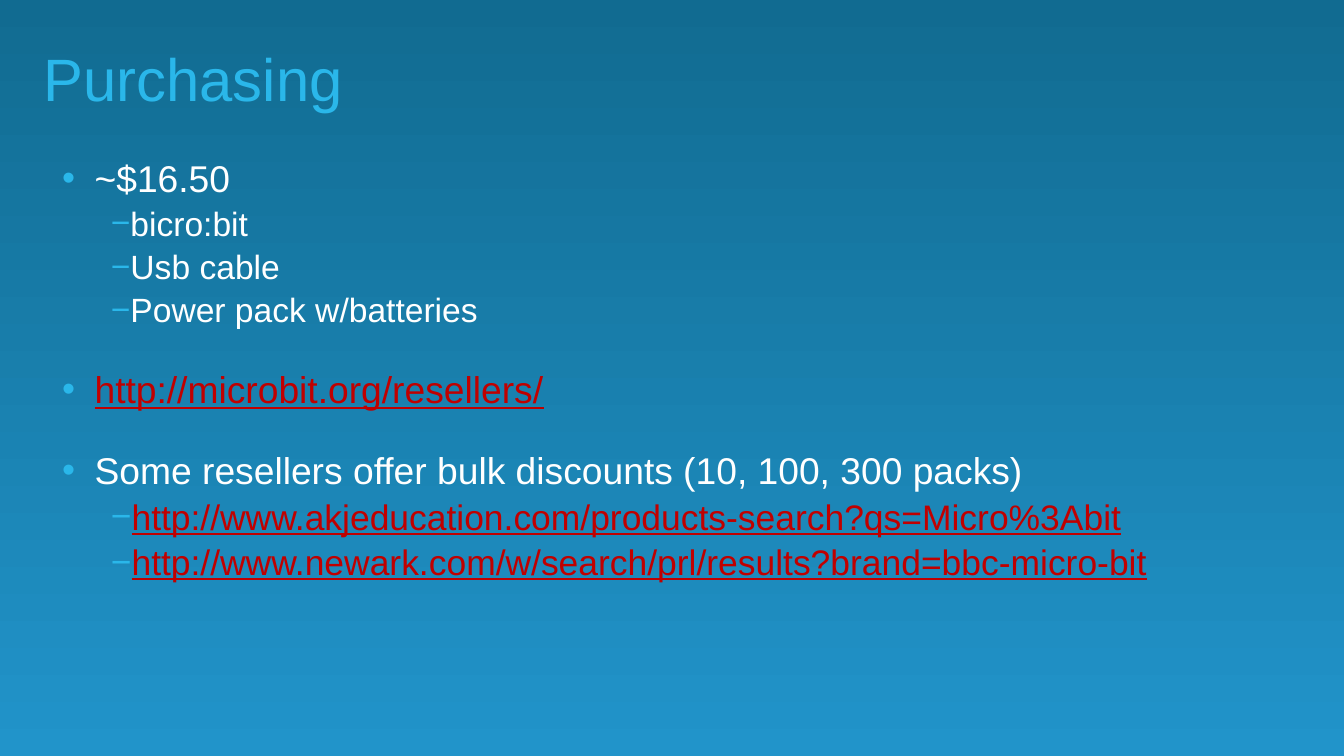
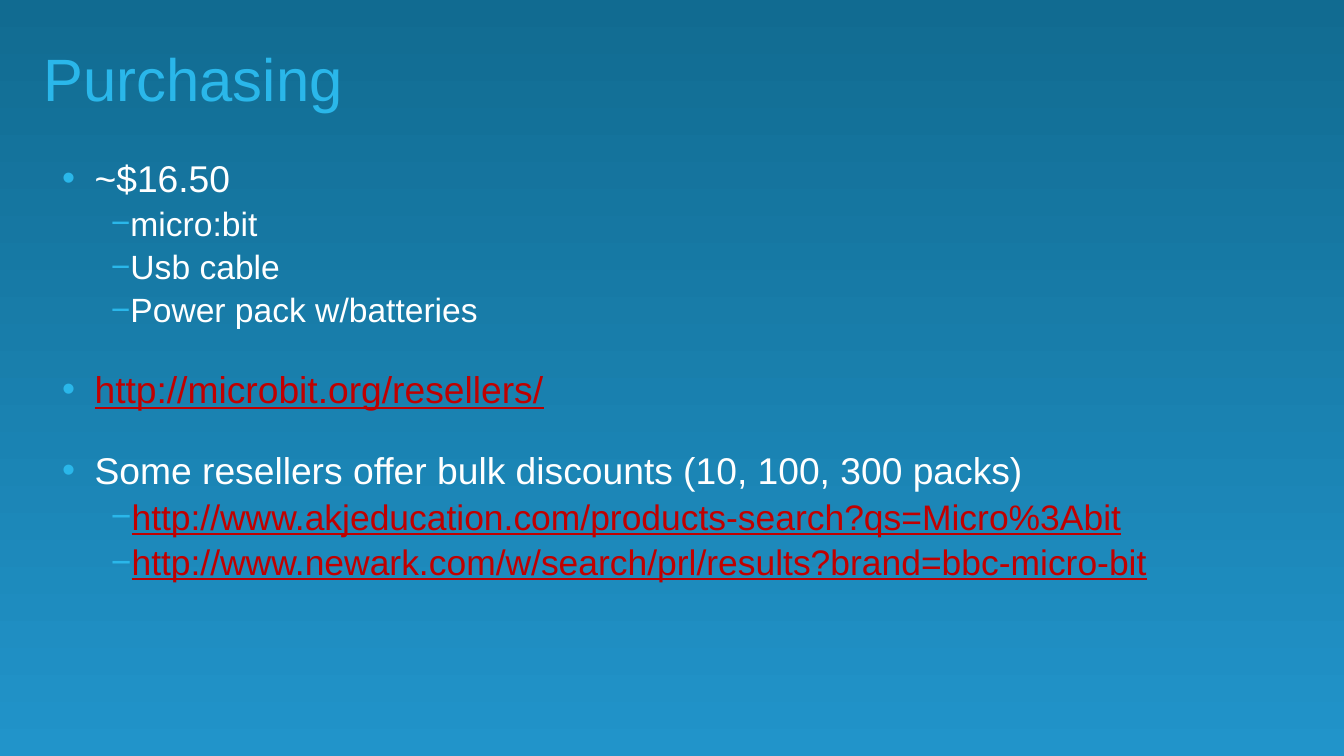
Before and after one commit to nicolehaugen/microbit, a slide deck: slide 10 of micro-bit.pptx. Drawn at 1344x756 pixels with LibreOffice and Linux fonts; fonts in the diff are those of the drawing; background and template pictures are left out. Boxes give left, top, right and bottom in pixels: in the first picture for what was removed or moved away, otherwise in the second. Text is boxed around its words. In the diff, an @@ line names an element or a change of style, - is before the commit and + after.

Commit message:
Fix spelling error

```diff
--- a/micro-bit.pptx
+++ b/micro-bit.pptx
@@ text at [111,211,257,237]: text changed @@
-  − bicro:bit
+  − micro:bit
```
